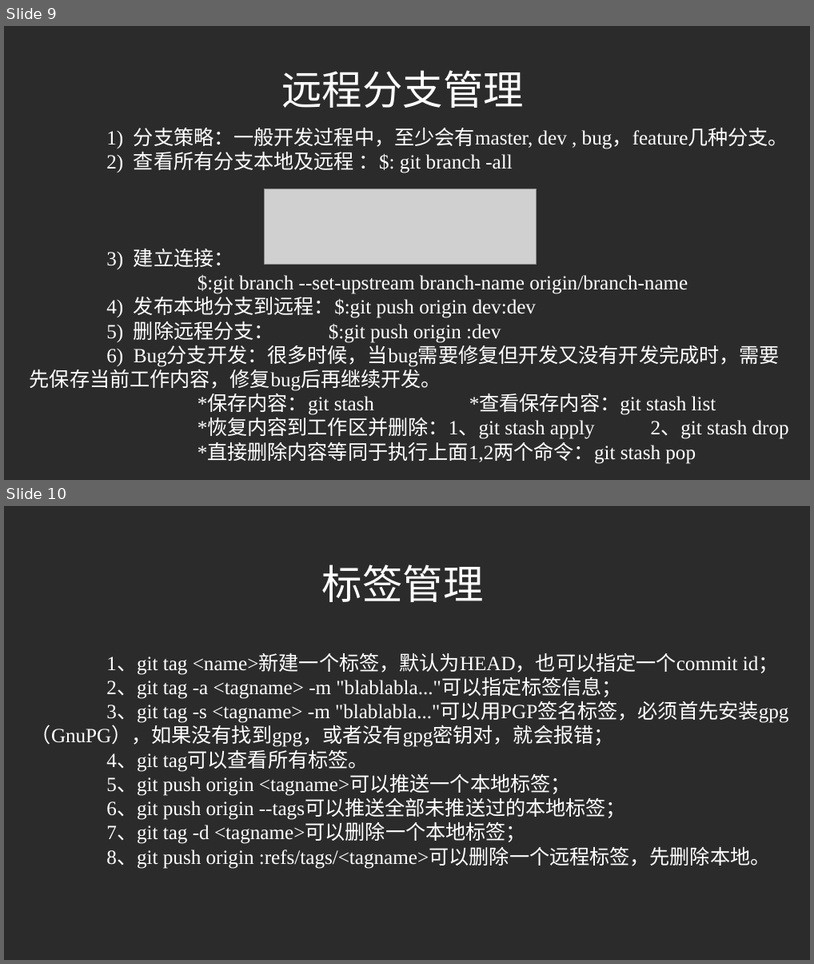
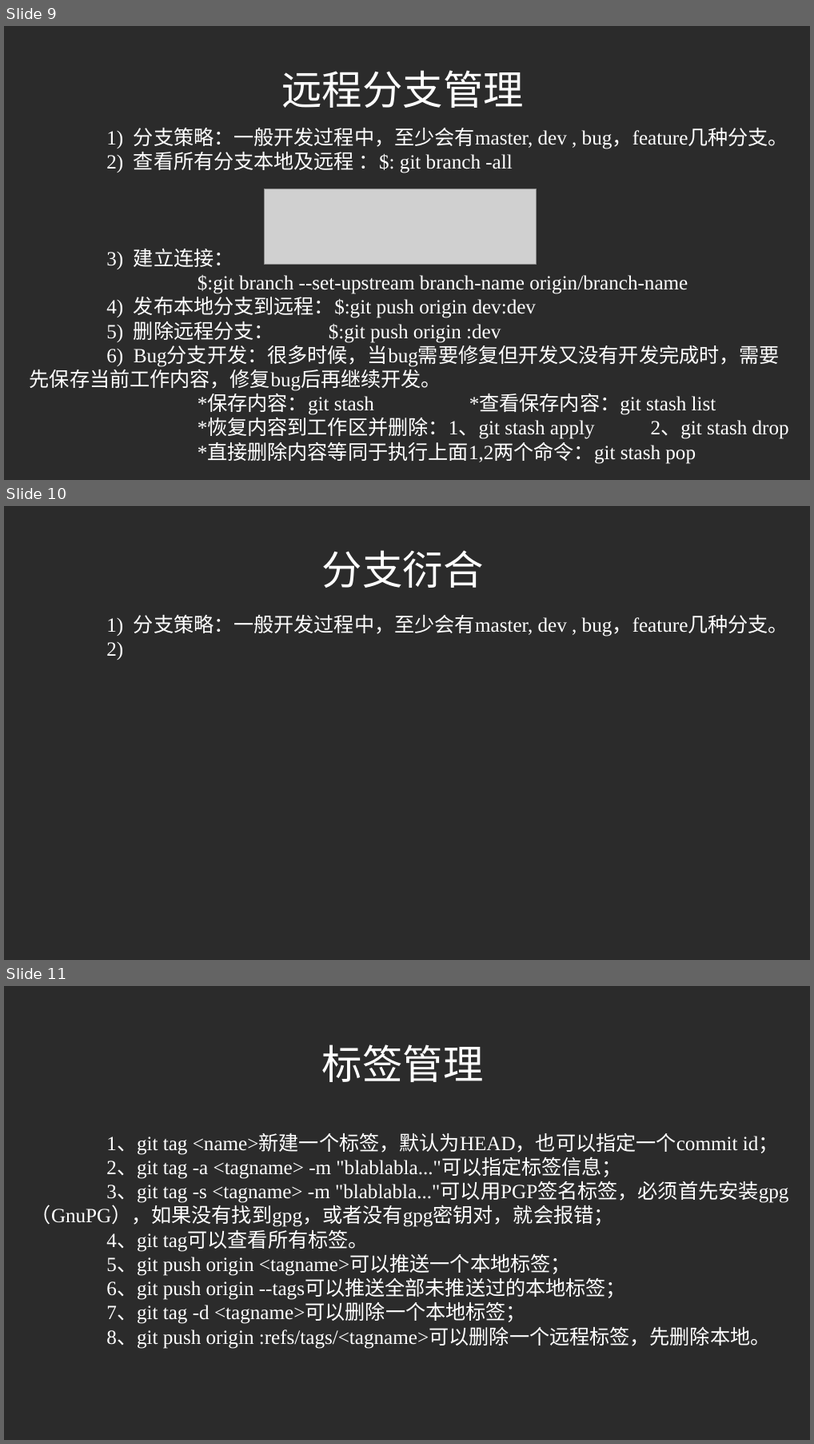
Before and after one commit to liuchangfa/workplace, a slide deck: training/Git/Git.ppt. Shown one above the other, each under a label of ours: slides 9 and 10 before the commit, slides 9, 10 and 11 after it. The pictures are 814x964 and 814x1444 pixels, drawn with LibreOffice and Linux fonts; fonts in the diff are those of the drawing; grey boxes stand for pictures; background and template pictures are left out; a plain dark background stands for a picture behind light text. Boxes give left, top, right and bottom in pixels: in the first picture for what was removed or moved away, otherwise in the second. Text is boxed around its words. In the diff, an @@ line names an element or a change of style, - is before the commit and + after.

```diff
--- a/training/Git/Git.ppt
+++ b/training/Git/Git.ppt
@@ slide 10 added at (4, 506, 810, 960), background picture (left out) @@
@@ text added at (322, 550, 484, 588), 32 pt, text #FFFFFF @@
+分支衍合
@@ text added at (106, 615, 789, 660), 16 pt, text #FFFFFF @@
+1) 分支策略：一般开发过程中，至少会有master, dev , bug，feature几种分支。
+2)
@@ what was slide 10 is now slide 11 @@
```
Also in this commit, not shown: 1 slide changed, 1 other file.
